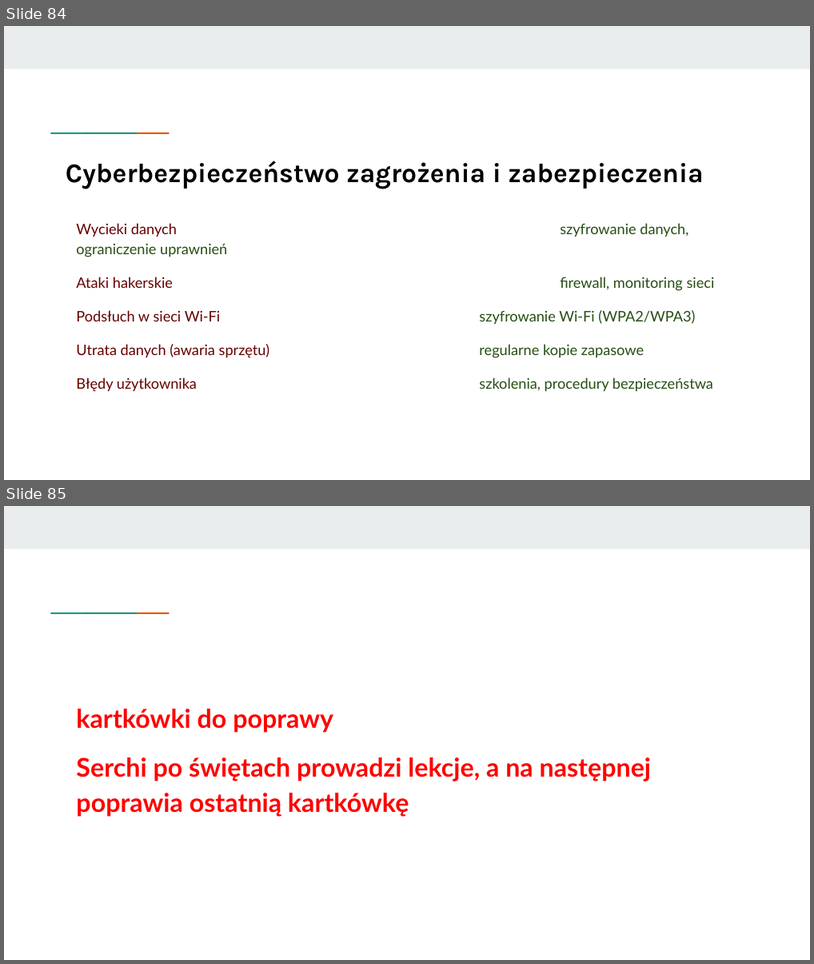
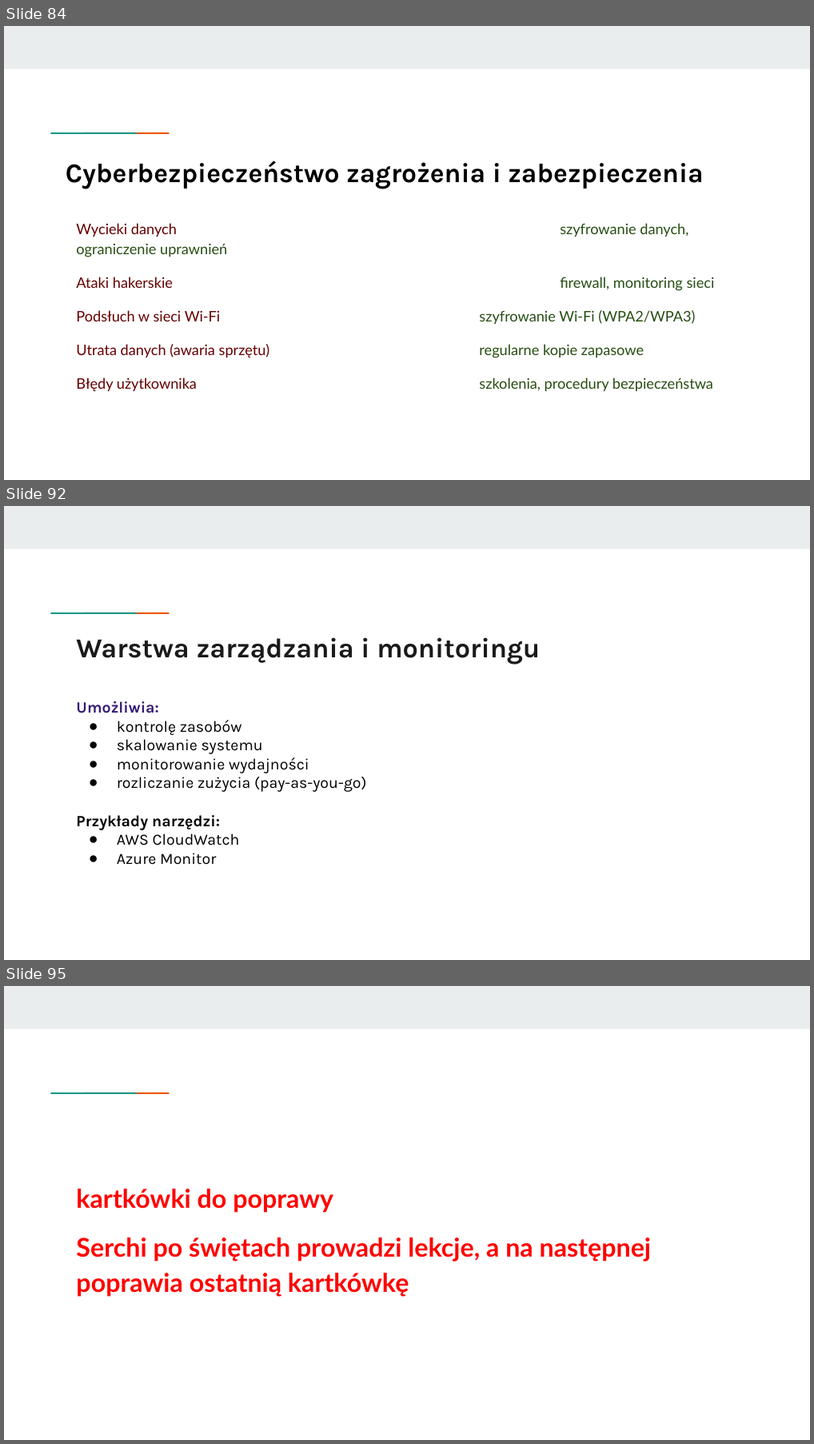
Before and after one commit to KasiaKasia/PRZEDMIOTY, a slide deck: ZASTOSOWANIE_INFORMATYKI/1A-gr_2/Zastosowanie informatyki - 1A gr. 2-plik2.pptx. Shown one above the other, each under a label of ours: slides 84 and 85 before the commit, slides 84, 92 and 95 after it; the slides between them are not shown. The pictures are 814x964 and 814x1444 pixels, drawn with LibreOffice and Linux fonts; fonts in the diff are those of the drawing. Boxes give left, top, right and bottom in pixels: in the first picture for what was removed or moved away, otherwise in the second. Text is boxed around its words. In the diff, an @@ line names an element or a change of style, - is before the commit and + after.

```diff
--- a/ZASTOSOWANIE_INFORMATYKI/1A-gr_2/Zastosowanie informatyki - 1A gr. 2-plik2.pptx
+++ b/ZASTOSOWANIE_INFORMATYKI/1A-gr_2/Zastosowanie informatyki - 1A gr. 2-plik2.pptx
@@ slide 92 added at [4,506,810,960], background #FFFFFF; not listed: 3 template elements that a slide beside it also shows @@
@@ title added at [76,637,540,664], 24.4 pt, text #1A1A1A, bold @@
+Warstwa zarządzania i monitoringu
@@ text added at [76,700,367,864], 14 pt, text #000000 @@
+Umożliwia:
+● kontrolę zasobów
+● skalowanie systemu
+● monitorowanie wydajności
+● rozliczanie zużycia (pay-as-you-go)
+Przykłady narzędzi:
+● AWS CloudWatch
+● Azure Monitor
@@ what was slide 85 is now slide 95 @@
```
Also in this commit, not shown: 9 other slides added, 1 other file.
